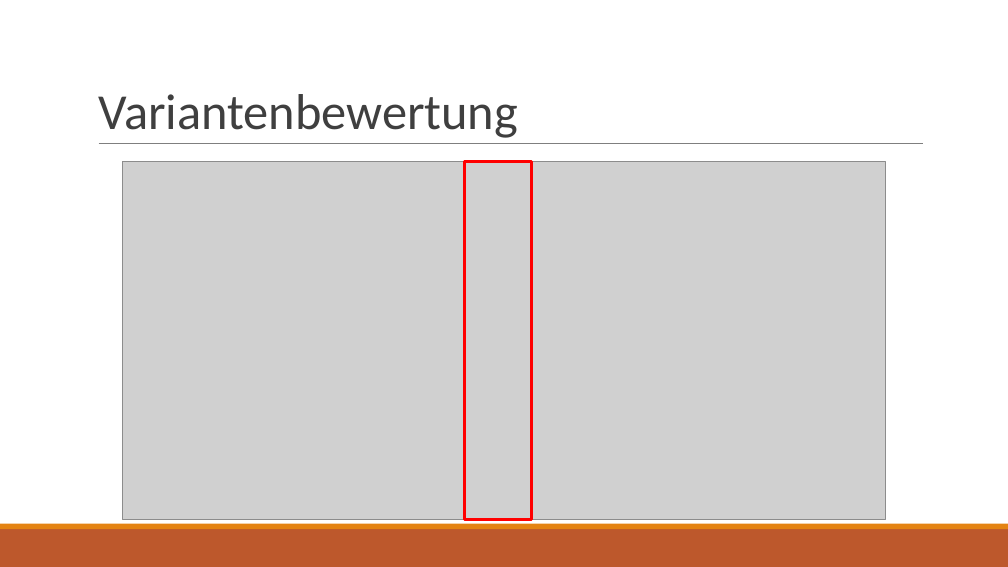
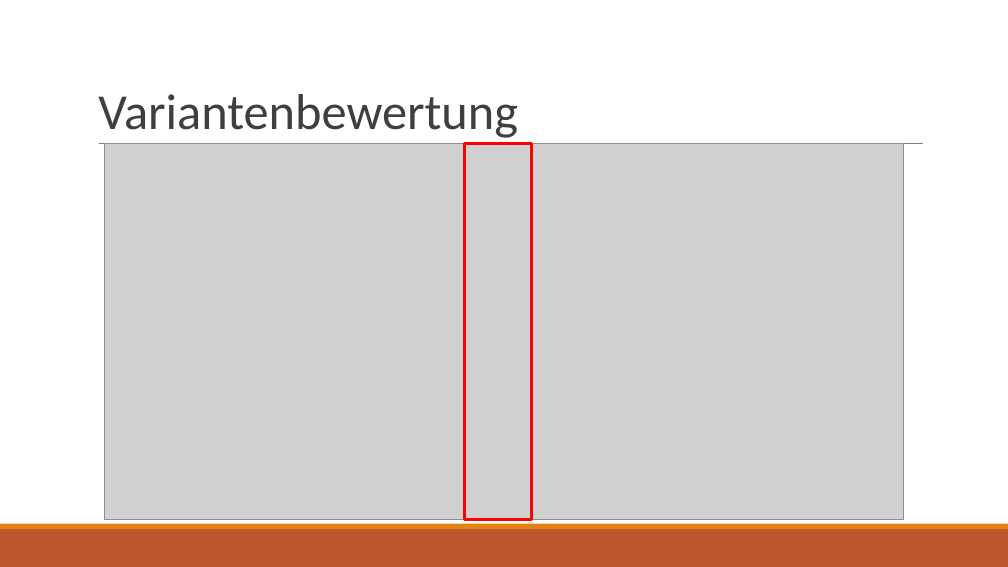
Before and after one commit to raphael-s/M306, a slide deck: slide 6 of docs/Projektpräsentation.pptx. Drawn at 1008x567 pixels with LibreOffice and Linux fonts; fonts in the diff are those of the drawing; grey boxes stand for pictures. Boxes give left, top, right and bottom in pixels: in the first picture for what was removed or moved away, otherwise in the second. Text is boxed around its words. In the diff, an @@ line names an element or a change of style, - is before the commit and + after.

```diff
--- a/docs/Projektpräsentation.pptx
+++ b/docs/Projektpräsentation.pptx
@@ picture: place and size @@
-picture at [123,161,885,520]
+picture at [104,144,904,520]
@@ rectangle: place and size @@
-rectangle at [464,161,532,520]
+rectangle at [464,144,532,520]
```
Also in this commit, not shown: 8 other slides changed.
